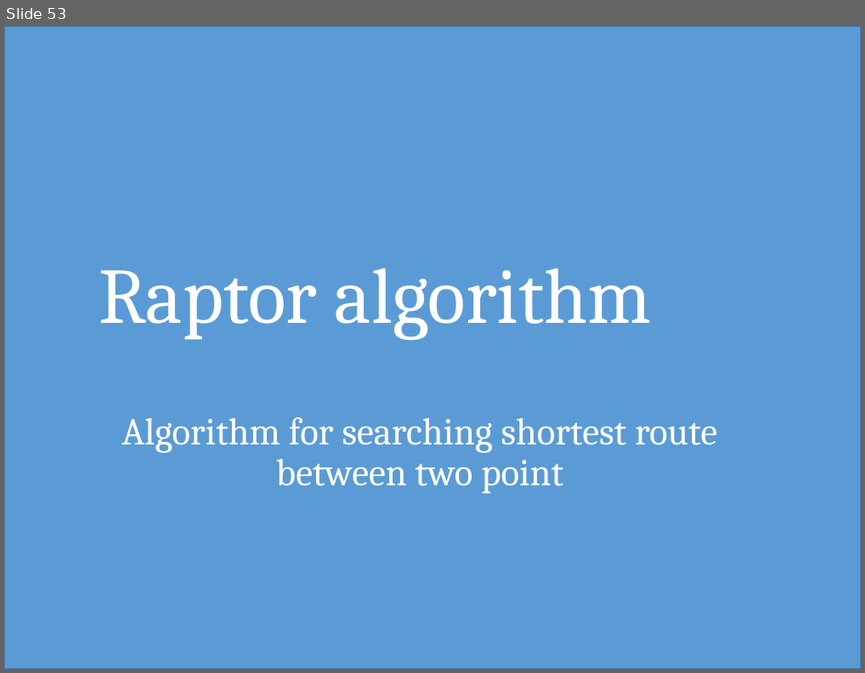
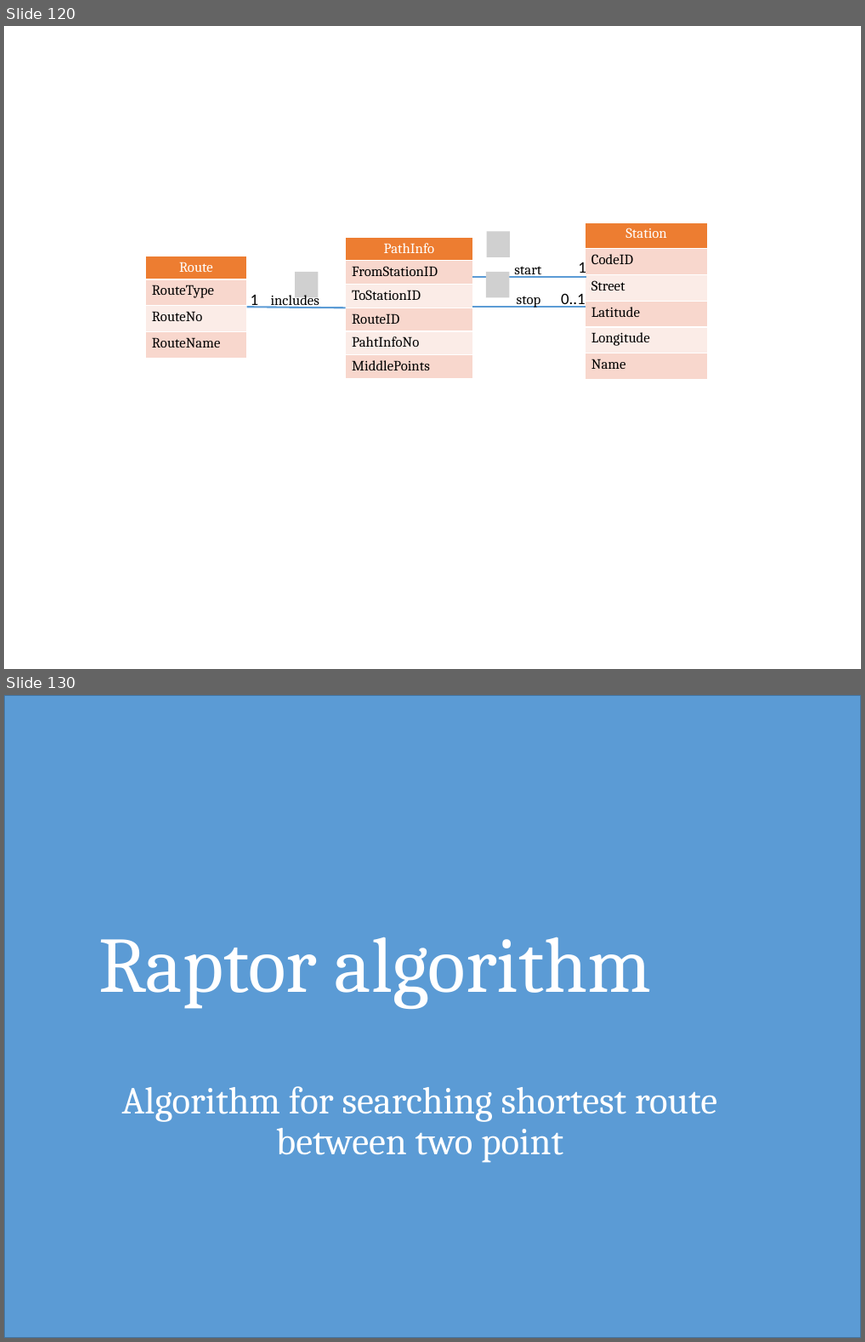
Before and after one commit to hqt/street-router, a slide deck: Document/presentation/full presentation.pptx. Shown one above the other, each under a label of ours: slide 53 before the commit, slides 120 and 130 after it; the slides between them are not shown. The pictures are 865x673 and 865x1342 pixels, drawn with LibreOffice and Linux fonts; fonts in the diff are those of the drawing; grey boxes stand for pictures. Boxes give left, top, right and bottom in pixels: in the first picture for what was removed or moved away, otherwise in the second. Text is boxed around its words. In the diff, an @@ line names an element or a change of style, - is before the commit and + after.

```diff
--- a/Document/presentation/full presentation.pptx
+++ b/Document/presentation/full presentation.pptx
@@ slide 120 added at [4,26,861,669], background #FFFFFF @@
@@ table added at [585,222,708,379], 6 rows, 1 columns @@
+Station
+CodeID
+Street
+Latitude
+Longitude
+Name
@@ table added at [346,237,472,378], 6 rows, 1 columns @@
+PathInfo
+FromStationID
+ToStationID
+RouteID
+PahtInfoNo
+MiddlePoints
@@ picture added at [487,231,510,256] @@
@@ table added at [145,256,246,358], 4 rows, 1 columns @@
+Route
+RouteType
+RouteNo
+RouteName
@@ picture added at [295,272,318,298] @@
@@ line added from (472, 276) to (585, 276), #5B9BD5 1.5 pt @@
@@ picture added at [485,272,509,298] @@
@@ text added at [514,266,541,278], 12 pt, text #000000 @@
+start
@@ text added at [578,260,586,278], 13.5 pt, text #000000 @@
+1
@@ text added at [250,295,259,308], 13.5 pt, text #000000 @@
+1
@@ text added at [271,292,319,309], 12 pt, text #000000 @@
+includes
@@ text added at [517,295,541,307], 12 pt, text #000000 @@
+stop
@@ text added at [561,293,585,307], 13.5 pt, text #000000 @@
+0..1
@@ line added from (246, 307) to (346, 308), #5B9BD5 1.5 pt @@
@@ line added from (472, 307) to (585, 307), #5B9BD5 1.5 pt @@
@@ what was slide 53 is now slide 130 @@
```
Also in this commit, not shown: 31 slides changed, 133 other slides added, 113 slides removed.
